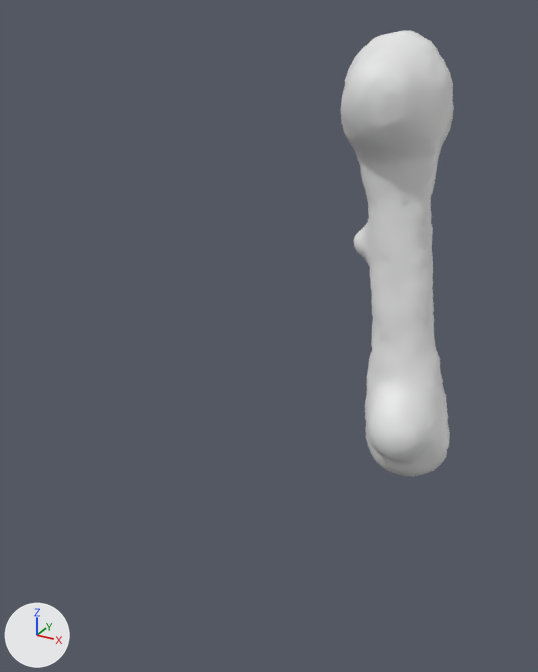
An edit to the FBX model blender/out/Diplodocus/export/Os_Femur_Diplodocus.fbx, drawn before and after from the same camera.
Camera for both pictures: a camera (50 mm lens) standing at (4.85, -14.53, 5.06) and looking at (-0.94, -4.0, -0.2). Arrows for +X, +Y and +Z are at lower left; the lights stay in place. The first picture is the older version.

Names of what the first picture shows: 'Os_Femur_Diplodocus_01'.
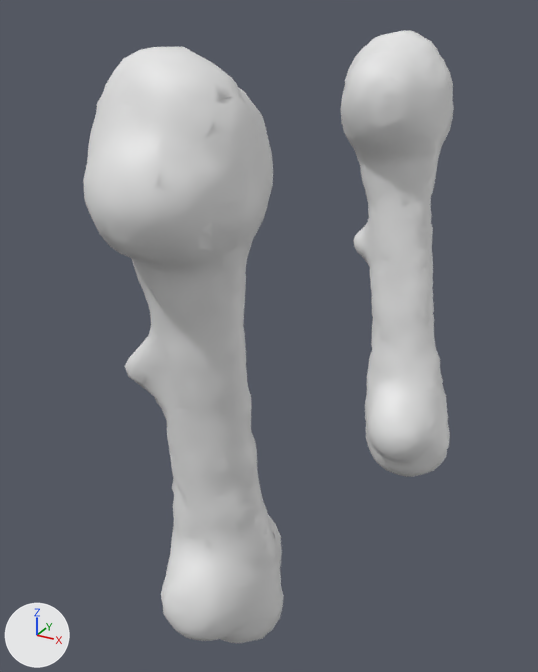
The newer file is also turned or shifted as a whole; pictures and numbers use the older file's frame.

Changed parts and their boxes (x1, y1, x2, y2) in the pictures (538 x 672 px):
'Os_Femur_Diplodocus_01', reshaped (223% wider, 37% taller)
    before: (340, 31, 454, 477)
    after: (83, 31, 454, 643)
part 1 of me_os_femur_diplodocus_01, added
    after: (83, 47, 284, 643)

The change in detail:
me_os_femur_diplodocus_01 is used by ob_os_femur_diplodocus_01; location (0.0, 0.0, 0.0).
me_os_femur_diplodocus_01 had 1560 vertices, 3116 faces and spanned x -1.54..1.54, y -1.58..1.58, z -4.68..4.68.
me_os_femur_diplodocus_01 now has 3115 vertices, 6222 faces and spans x -1.59..1.54, y -8.37..1.58, z -4.68..4.68.
me_os_femur_diplodocus_01 part 1: a new loose piece of 1555 vertices spanning x -1.59..0.66, y -8.37..-5.22, z -4.66..4.67, in mat_museum_bone___warm_ivory (white #e7e7e7).
